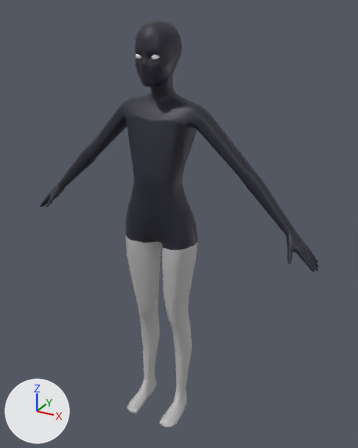
The FBX model PROJ/Assets/Scenes/DeveloperScenes/Sajid/RandomGrejer/SM_Gubbe_RiggedNew10Nov.fbx, before and after one commit.
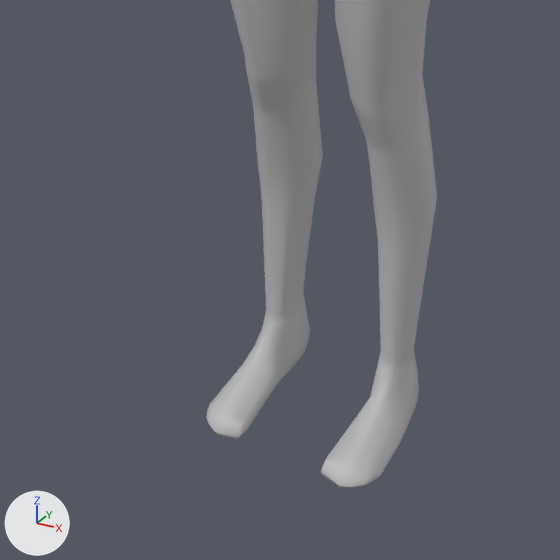
Each version appears first whole from a camera (50 mm lens) standing at (9.95, -16.52, 18.01) and looking at (0.6, 0.47, 9.52), and next in a close-up on the part from 19% to 63% of the width and 65% to 100% of the height. The lights are fixed; the arrows at lower left show +X, +Y and +Z. Where no turn or scale is listed for an object, it has been applied to the vertices.

Names of what the first close-up shows: 'SM_Gubbe'.
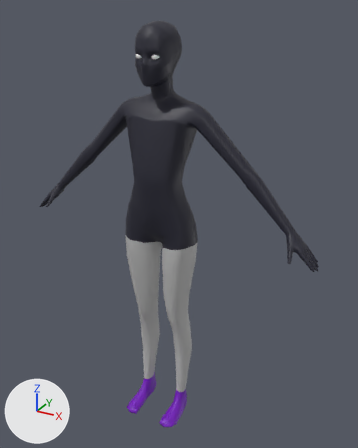
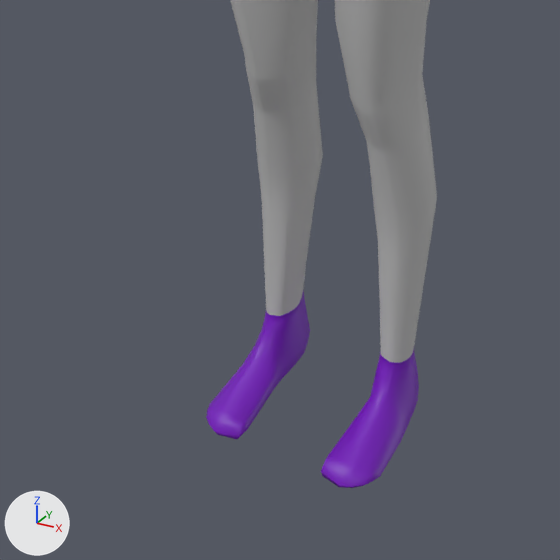
What differs and where, as boxes (x1, y1, x2, y2) in the close-ups (560 x 560 px):
part 1 of me_mesh, recoloured (grey to purple)
    both: (206, 290, 419, 488)

The edits, one by one:
Material 'feet' (mat_feet) is new.
Its base color is (0.175, 0.003, 0.5) (purple #740abc).
me_mesh has 3421 vertices, 3435 faces and spans x -6.7..6.7, y -1.6..1.1, z 0.0..17.5.
me_mesh is used by ob_sm_gubbe; location (0.0, 0.0, 0.0).
me_mesh part 1: all 260 faces centred in x -1.3..1.3, y -1.5..0.5, z 0.0..1.0 switch from mat_sm_gubbben (grey #bcbcbc) to mat_feet (purple #740abc).
